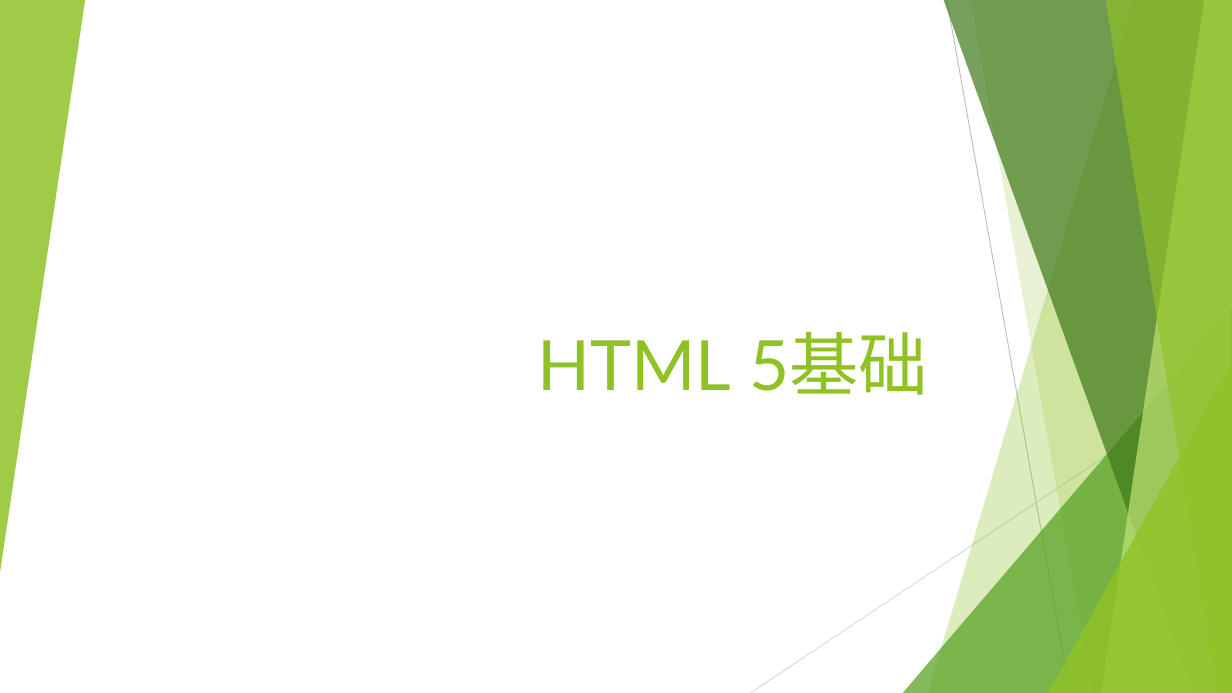
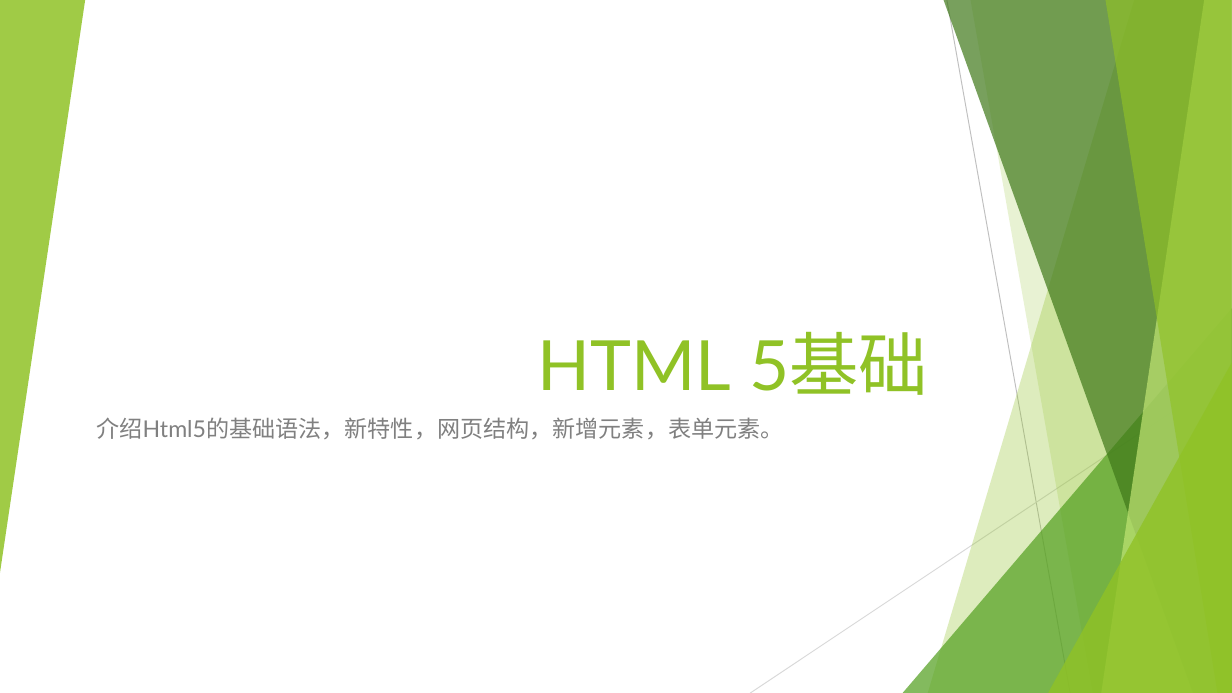
Before and after one commit to Guoye/Neusoft, a slide deck: slide 1 of lesson_HTML5/2.HTML5基础/2.HTML5基础.pptx. Drawn at 1232x693 pixels with LibreOffice and Linux fonts; fonts in the diff are those of the drawing. Boxes give left, top, right and bottom in pixels: in the first picture for what was removed or moved away, otherwise in the second. Text is boxed around its words. In the diff, an @@ line names an element or a change of style, - is before the commit and + after.

```diff
--- a/lesson_HTML5/2.HTML5基础/2.HTML5基础.pptx
+++ b/lesson_HTML5/2.HTML5基础/2.HTML5基础.pptx
@@ subtitle added at <box>97,417,784,439</box>, 18 pt, text #808080 @@
+介绍Html5的基础语法，新特性，网页结构，新增元素，表单元素。
```
Also in this commit, not shown: 2 other slides changed, 10 slides added, 7 other files.
